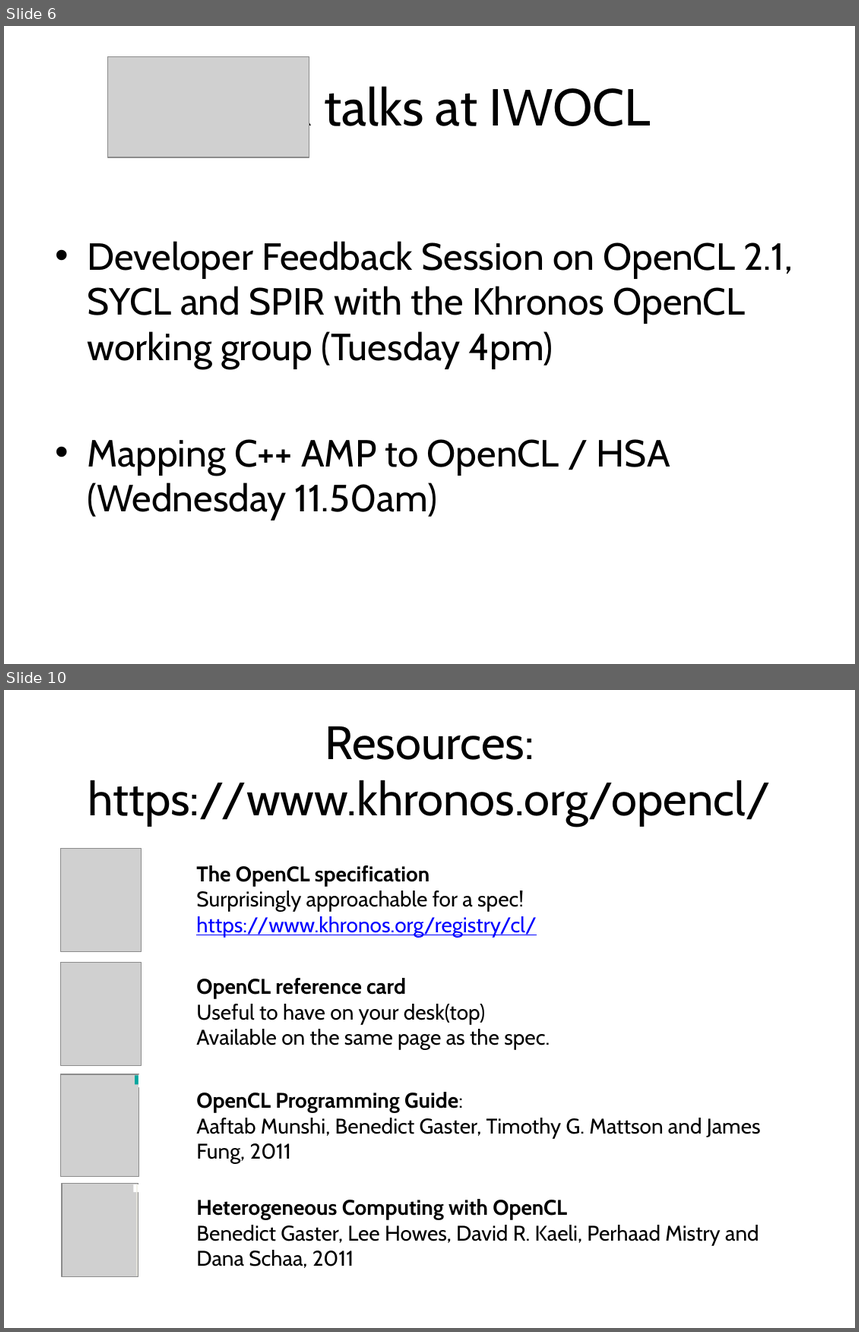
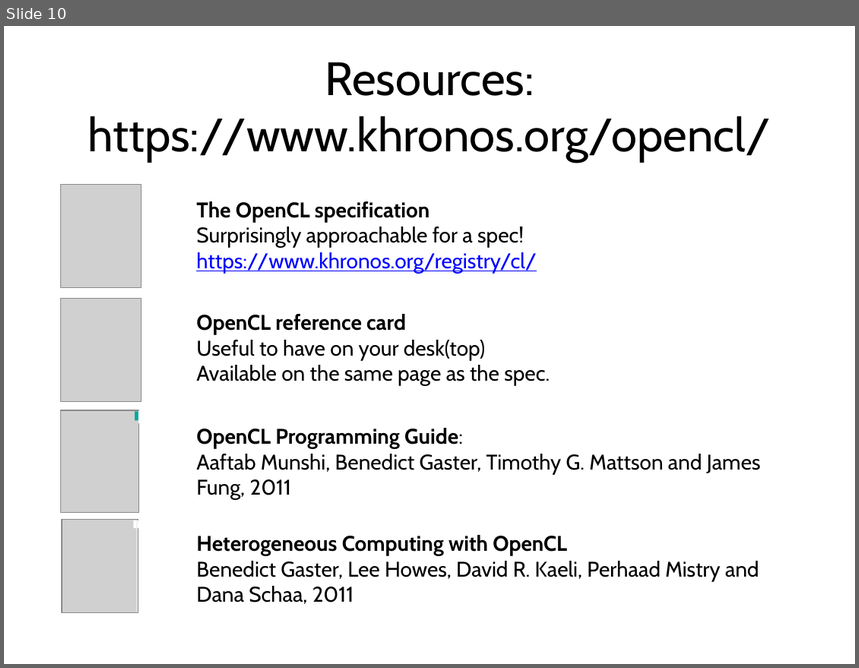
Before and after one commit to UoB-HPC/opencl-training-code, a slide deck: slides/advanced_outro.pptx. Shown one above the other, each under a label of ours: slides 6 and 10 before the commit, slide 10 after it; the slides between them are not shown. The pictures are 859x1332 and 859x668 pixels, drawn with LibreOffice and Linux fonts; fonts in the diff are those of the drawing; grey boxes stand for pictures. Boxes give left, top, right and bottom in pixels: in the first picture for what was removed or moved away, otherwise in the second. Text is boxed around its words. In the diff, an @@ line names an element or a change of style, - is before the commit and + after.

Commit message:
Updated outro for IWOCL 2016
Updated to OpenCL 2.1, SPIR-V, other relevant updates.

```diff
--- a/slides/advanced_outro.pptx
+++ b/slides/advanced_outro.pptx
@@ slide 6 removed at box(4, 26, 855, 664), background #FFFFFF @@
@@ picture removed at box(108, 56, 309, 157) @@
@@ title removed at box(208, 81, 651, 137) @@
-SPIR talks at IWOCL
@@ text removed at box(87, 241, 793, 520) @@
-• Developer Feedback Session on OpenCL 2.1, SYCL and SPIR with the Khronos OpenCL working group (Tuesday 4pm)
-• Mapping C++ AMP to OpenCL / HSA (Wednesday 11.50am)
```
Also in this commit, not shown: 9 slides changed, 1 slide added.
